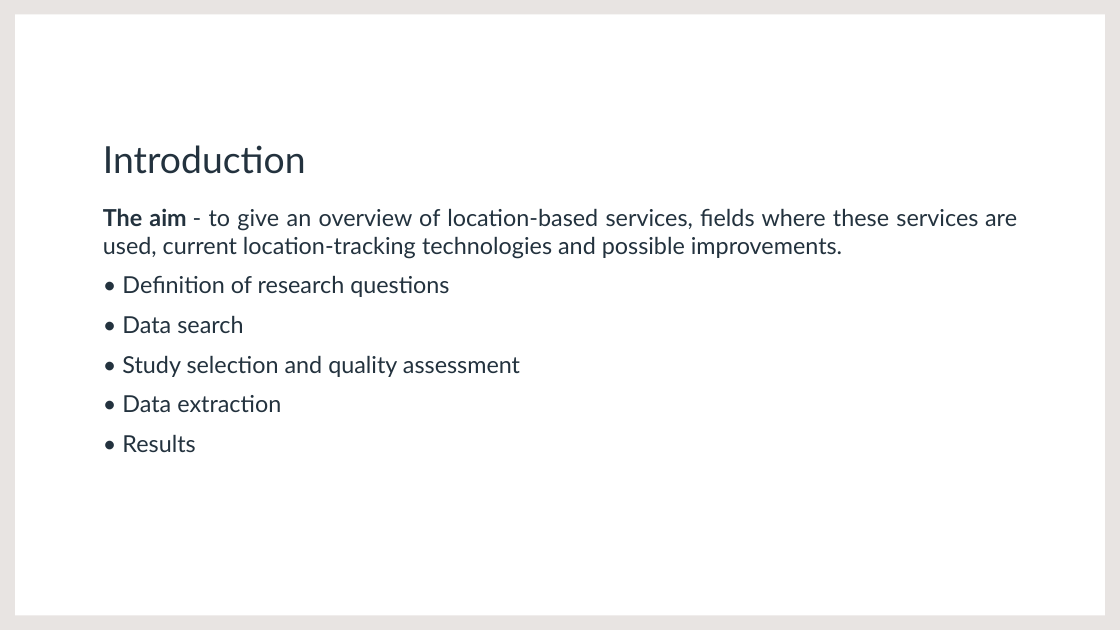
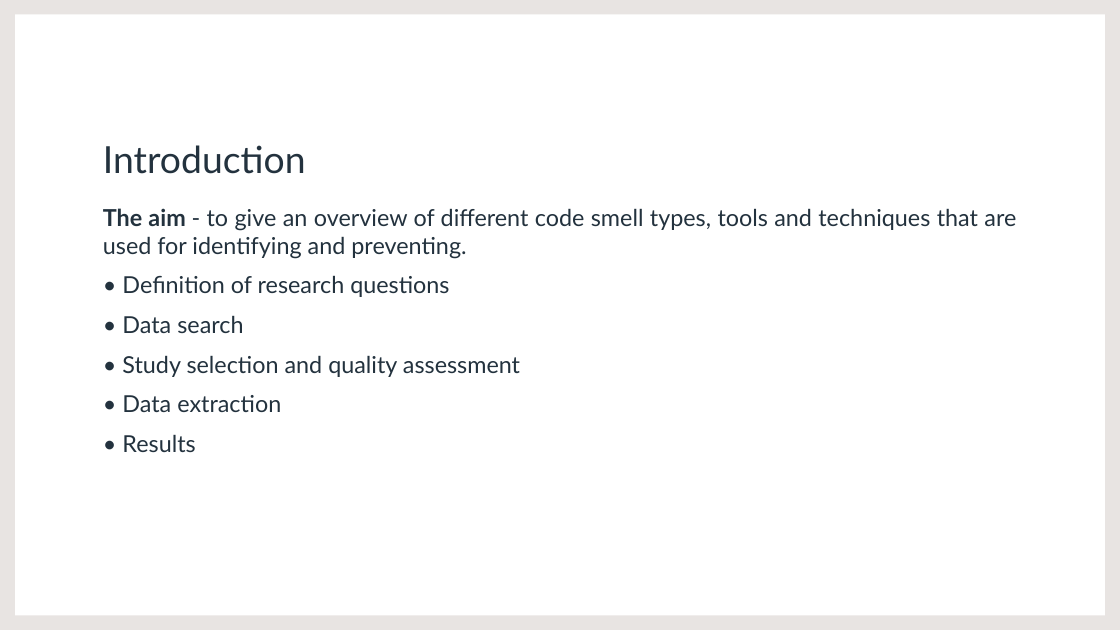
Before and after one commit to abakumova/swe-masters, a slide deck: slide 2 of master-seminar/presentation.pptx. Drawn at 1120x630 pixels with LibreOffice and Linux fonts; fonts in the diff are those of the drawing. Boxes give left, top, right and bottom in pixels: in the first picture for what was removed or moved away, otherwise in the second. Text is boxed around its words. In the diff, an @@ line names an element or a change of style, - is before the commit and + after.

Commit message:
Master Seminar: updated presentation

```diff
--- a/master-seminar/presentation.pptx
+++ b/master-seminar/presentation.pptx
@@ text at (x1=103, y1=208, x2=1016, y2=259): text changed @@
-The aim - to give an overview of location-based services, fields where these services are used, current location-tracking technologies and possible improvements.
+The aim - to give an overview of different code smell types, tools and techniques that are used for identifying and preventing.
```
